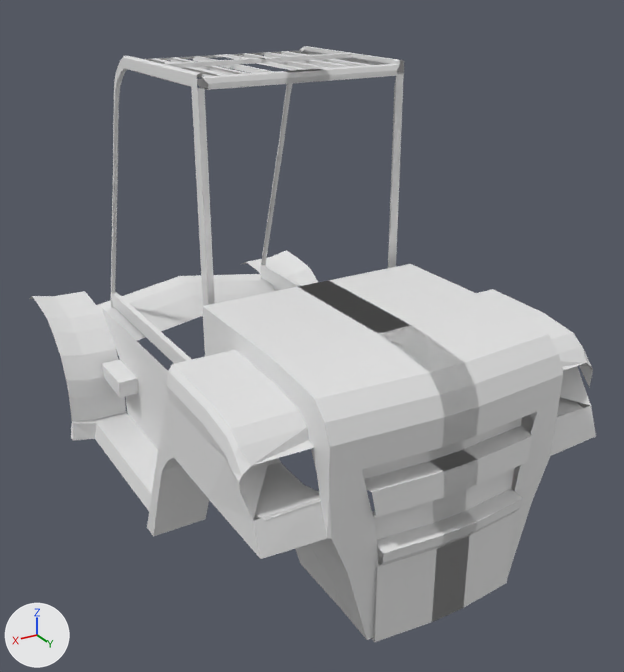
Before and after pictures for a commit that changed the Blender file Models/Vehicles/Land/Forklift/Hyundai70ds.blend.
Rendered twice from a 50 mm lens placed at (4.1, 8.97, 3.35), pointed at (-0.29, 1.67, -0.3). Every picture has the same lights, and +X, +Y and +Z are marked at lower left.

Names of what the first picture shows: 'Chasis', 'OverheadGuard'.
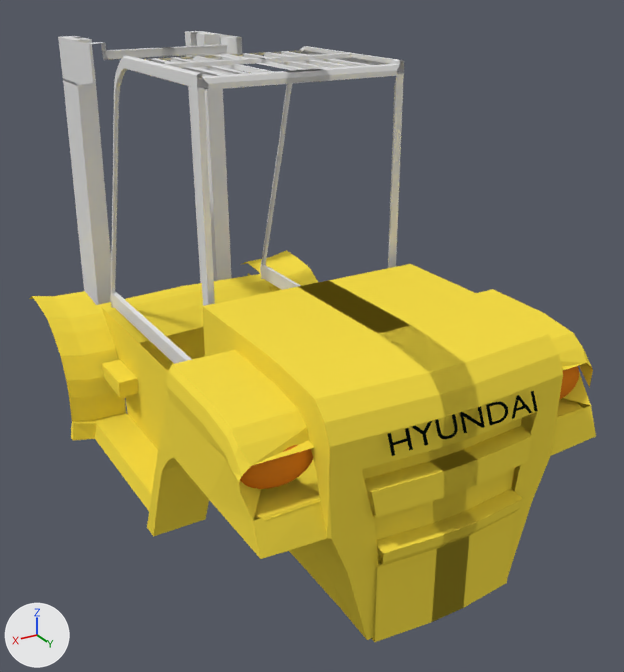
Pixel boxes (x1, y1, x2, y2) of what changed, in the pictures (624 x 672 px):
'Mast', added
    after: (58, 31, 243, 305)
'leftTailLight', added
    after: (240, 445, 313, 489)
'BackBranding', added
    after: (387, 391, 538, 456)
'rightTailLight', added
    after: (559, 366, 579, 400)
part 1 of me_plane_002, built on
    before: (96, 274, 274, 348)
    after: (96, 273, 375, 563)
part 2 of me_plane_002, recoloured (white to yellow)
    both: (29, 250, 596, 642)

Patch to the scene script:
```diff
--- a/Models/Vehicles/Land/Forklift/Hyundai70ds.blend.py
+++ b/Models/Vehicles/Land/Forklift/Hyundai70ds.blend.py
@@ mat_chasisyellow @@
+mat_chasisyellow = diffuse_material('ChasisYellow')
+mat_chasisyellow.base_color = (0.947, 0.738, 0.0648)  # yellow #f9df48
@@ me_plane_002 @@
 # used by ob_chasis; parent = ob_hyundai70ds; location = (0.0178, 2.371, 0.512); scale = (0.175, 0.175, 1.0)
 # verts and faces of me_plane_002; kept vertices keep their numbers, new ones are numbered from 221
-me_plane_002.from_pydata(...)  # 221 vertices, 147 faces, 3 loose edges; spans x -1.0..10.7, y -23.9..12.4, z -2.5..0.0
+me_plane_002.from_pydata(...)  # 228 vertices, 152 faces, 3 loose edges; spans x -1.0..10.7, y -23.9..12.4, z -2.5..0.0
+# me_plane_002 part 1
+delete_faces([(192, 195, 220, 219)])
+verts[211] = (-0.1, -17.9, -1.2)  # moved, pixel (196, 305)
+verts[212] = (-0.1, -16.6, -1.4)  # moved
+verts[219] = (-0.1, -19.1, -1.1)  # moved, pixel (189, 292)
+verts[220] = (6.6, -19.9, -2.5)  # moved
+verts[221] = (-0.1, -20.2, -1.1)  # pixel (183, 285)
+verts[222] = (6.5, -22.1, -1.2)
+verts[223] = (6.3, -22.1, -1.8)
+verts[224] = (4.4, -22.1, -1.8)
+verts[225] = (4.0, -20.4, -2.4)
+verts[226] = (0.0, -19.6, -2.4)
+verts[227] = (-0.1, -20.0, -2.4)
+faces += [(192, 195, 221, 219), (138, 222, 223, 140), (144, 225, 226, 146), (140, 223, 224, 142), (142, 224, 225, 144), (195, 220, 227, 221)]
+# me_plane_002 part 2: 146 faces spanning x -1.0..10.7, y -23.9..12.4, z -2.5..0.0 switch from no material to mat_chasisyellow (yellow #f9df48)
@@ txt_hyunday @@
+txt_hyunday = bpy.data.curves.new('HYUNDAY', 'FONT')
+txt_hyunday.body = 'HYUNDAI\n'
+txt_hyunday.materials.append(mat_fontcolor)  # black #040c08
@@ ob_mast @@
+ob_mast = bpy.data.objects.new('Mast', me_plane)  # 59 vertices, 43 faces; spans x -1.2..13.1, y -14.8..1.1, z -4.4..0.1; modifiers MIRROR
+ob_mast.parent = ob_hyundai70ds
+ob_mast.location = (0.073, -1.039, 2.452)
+ob_mast.scale = (0.0751, 0.0767, 1.0)
@@ ob_righttaillight @@
+ob_righttaillight = bpy.data.objects.new('rightTailLight', me_sphere_001)  # a UV sphere (32 segments, 16 rings, poles along z) spanning x -1.0..1.0, y -1.0..1.0, z -1.0..1.0; in mat_taillightcolor (orange #e78320)
+ob_righttaillight.parent = ob_hyundai70ds
+ob_righttaillight.location = (-1.407, 3.988, -0.122)
+ob_righttaillight.scale = (0.344, 0.178, 0.229)
@@ ob_lefttaillight @@
+ob_lefttaillight = bpy.data.objects.new('leftTailLight', me_sphere_001.copy())
+ob_lefttaillight.parent = ob_hyundai70ds
+ob_lefttaillight.location = (1.428, 3.97, -0.0812)
+ob_lefttaillight.scale = (0.344, 0.178, 0.229)
@@ ob_backbranding @@
+ob_backbranding = bpy.data.objects.new('BackBranding', txt_hyunday)
+ob_backbranding.parent = ob_hyundai70ds
+ob_backbranding.location = (0.755, 4.51, -0.00172)
+ob_backbranding.rotation_euler = (1.15, 0.0, -3.166)  # degrees (66, 0, -181)
+ob_backbranding.scale = (0.332, 0.247, 0.401)
```
